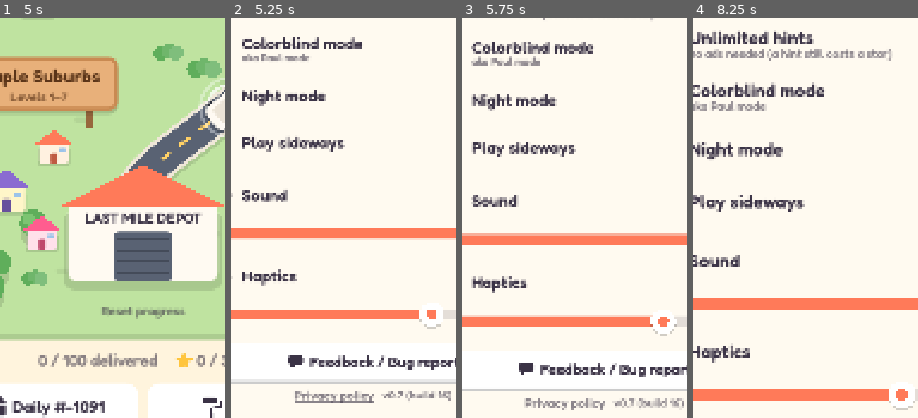
Above: before the commit, frames 1-4 (left to right).
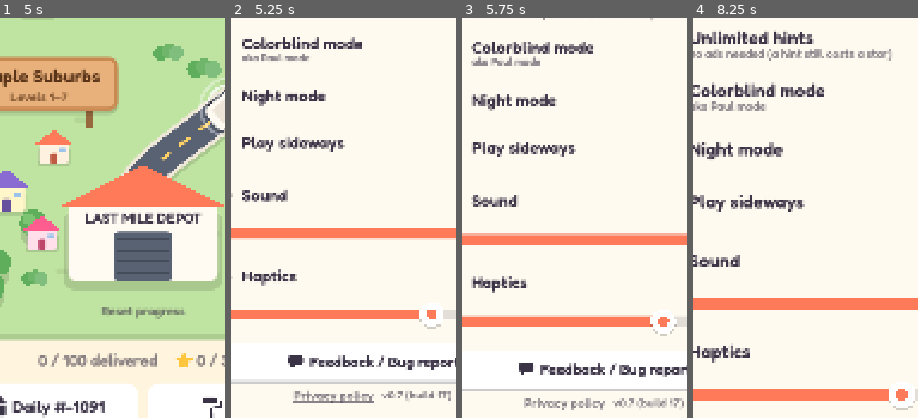
Above: after the commit, the same moments.

Repository: stevenbhester/drop-order
Game: Godot game, scene res://scenes/main.tscn
The game is run twice, just before and just after one commit, with the same random seed, the same clock (stepped at 60 frames per second) and the same inputs.
Inputs (mouse positions are % of the whole screen's width and height, from its top left):
- Up to frame 1 (5 s): click "Play" at 0.5 s; click "Play" at 1.25 s; click (87, 94) at 2 s; click (87, 94) at 2.75 s; click (87, 94) at 3.5 s; click (9, 5) at 4.27 s
- Up to frame 2 (5.25 s): click (19, 5) at 5.02 s
- Up to frame 3 (5.75 s): no input
- Up to frame 4 (8.25 s): click (28, 96) at 5.77 s; click (72, 96) at 6.52 s; click (61, 11) at 7.27 s; click (78, 11) at 8.02 s
The pictures show only the part of the screen within x 18-68%, y 47-97%; the shares and areas given below are measured in that part.

Frame 1 is identical in both runs. In frame 2, 0.3% of the frame differs, in the area x 27-97%, y 93-97%; in frame 3, 0.4%, in the area x 28-97%, y 95-98%; in frame 4, nothing differs.

Commit message:
Archive 0.7 build 16; next iOS build is 17
Build 16's notes are in release/latest.json; BUILD_NOTES starts empty again for 17.

Co-Authored-By: Claude Opus 5.5 <noreply@anthropic.com>

Diff:
--- a/release/latest.json
+++ b/release/latest.json
@@ -1,11 +1,10 @@
 {
-	"build": 15,
+	"build": 16,
 	"name": "The Long Road",
 	"notes": [
-		"New pretend ads when you're out of hints: three little Last Mile spots, drawn in the game (skip any time).",
-		"Ice now sits on junctions, where it actually stops you turning (it was mostly on straight roads before).",
-		"The package trail behind the van is off by default (Options to switch it on)."
+		"The trash-talk ad gets its fan edit back (zoom punches, RGB split, flashes, speed ramps) and a beat to go with it.",
+		"The clickbait ad's reaction cam is back: NOOB, then PRO, and a lot of yelling."
 	],
-	"ready_at": 1794617826,
+	"ready_at": 1794620440,
 	"version": "0.7"
 }
--- a/scripts/version.gd
+++ b/scripts/version.gd
@@ -8,14 +8,11 @@
 const NAME := "The Long Road"
 ## The iOS build number (export_presets.cfg's application/version), for bug reports. tools/testflight.sh
 ## keeps the two in step.
-const BUILD := 16
+const BUILD := 17
 ## What changed in this build since the last one, for the "new build" card (UpdateCard, via
 ## tools/release_note.gd). Empty means the card shows the version's top notes instead. Rewrite it for each
 ## build; clear it when NUMBER goes up.
-const BUILD_NOTES := [
-	"The trash-talk ad gets its fan edit back (zoom punches, RGB split, flashes, speed ramps) and a beat to go with it.",
-	"The clickbait ad's reaction cam is back: NOOB, then PRO, and a lot of yelling.",
-]
+const BUILD_NOTES := []
 
 const NOTES := [
 	{"version": "0.7", "name": "The Long Road", "notes": [
Not shown, changed: export_presets.cfg
